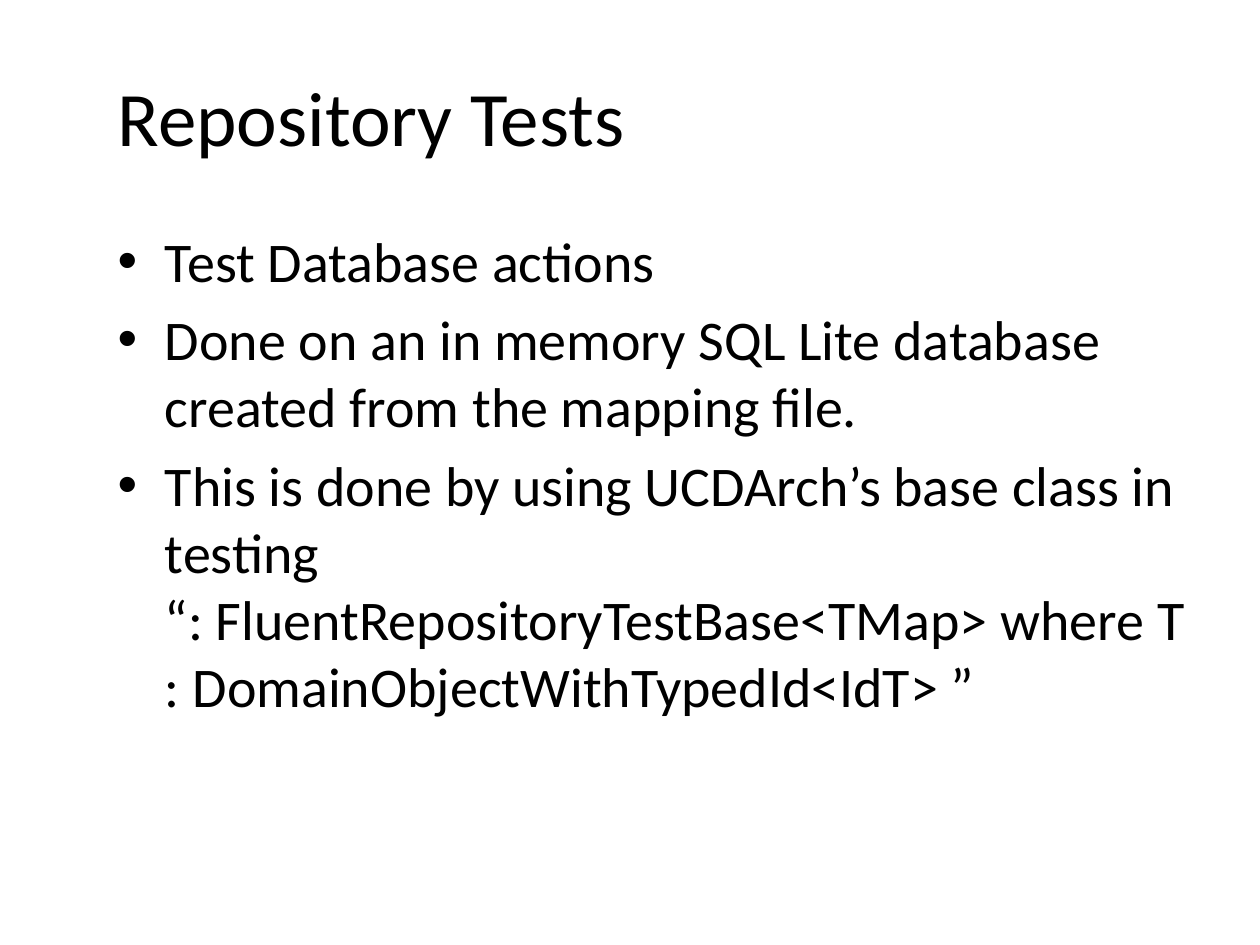
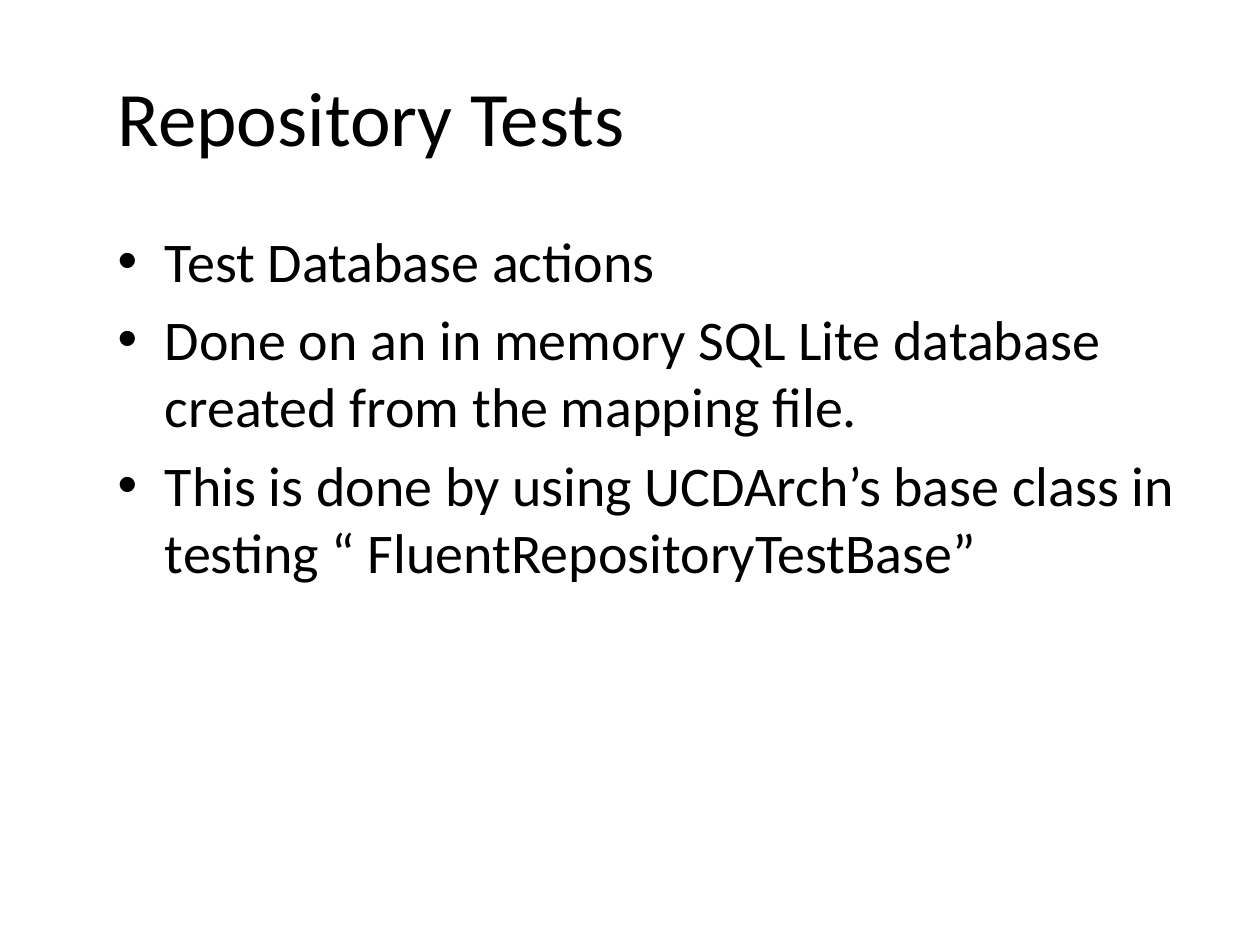
Before and after one commit to jSylvestre/ResharperTemplates, a slide deck: slide 10 of How To Write Unit Tests.pptx. Drawn at 1260x945 pixels with LibreOffice and Linux fonts; fonts in the diff are those of the drawing; background and template pictures are left out. Boxes give left, top, right and bottom in pixels: in the first picture for what was removed or moved away, otherwise in the second. Text is boxed around its words. In the diff, an @@ line names an element or a change of style, - is before the commit and + after.

```diff
--- a/How To Write Unit Tests.pptx
+++ b/How To Write Unit Tests.pptx
@@ text at (x1=165, y1=466, x2=1174, y2=583): text changed @@
-• This is done by using UCDArch’s base class in testing “: FluentRepositoryTestBase<TMap> where T : DomainObjectWithTypedId<IdT> ”
+• This is done by using UCDArch’s base class in testing “ FluentRepositoryTestBase”
```
